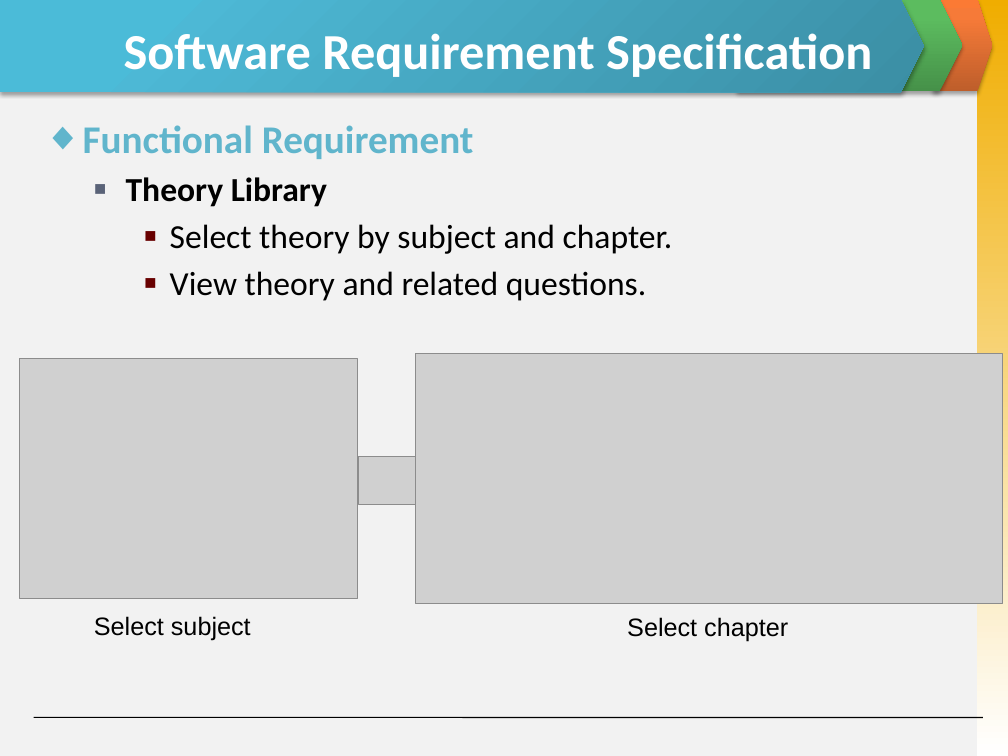
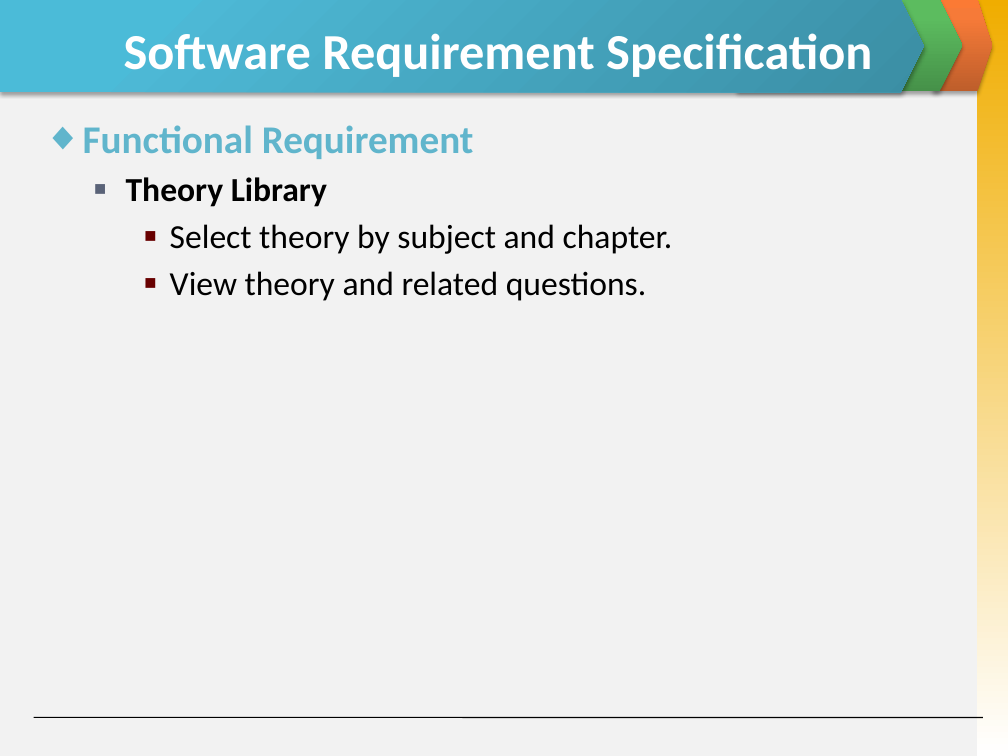
Before and after one commit to invisibleghost/e-learning-website, a slide deck: slide 18 of Document/Final report/Slide Present E-Learning.pptx. Drawn at 1008x756 pixels with LibreOffice and Linux fonts; fonts in the diff are those of the drawing; grey boxes stand for pictures. Boxes give left, top, right and bottom in pixels: in the first picture for what was removed or moved away, otherwise in the second. Text is boxed around its words. In the diff, an @@ line names an element or a change of style, - is before the commit and + after.

```diff
--- a/Document/Final report/Slide Present E-Learning.pptx
+++ b/Document/Final report/Slide Present E-Learning.pptx
@@ picture removed at box(19, 358, 357, 599) @@
@@ picture removed at box(415, 353, 1003, 603) @@
@@ picture removed at box(359, 457, 415, 505) @@
@@ text removed at box(94, 616, 251, 641) @@
-Select subject
@@ text removed at box(627, 617, 788, 641) @@
-Select chapter
```
Also in this commit, not shown: 3 other slides changed, 2 slides removed.
